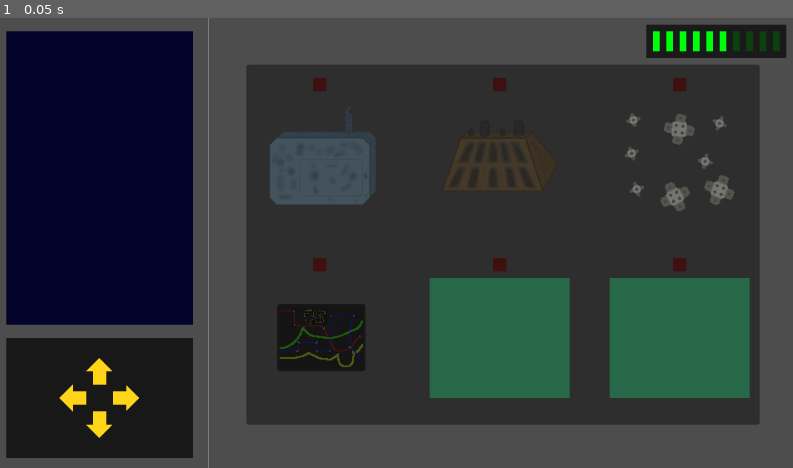
Above: before the commit, frame 1.
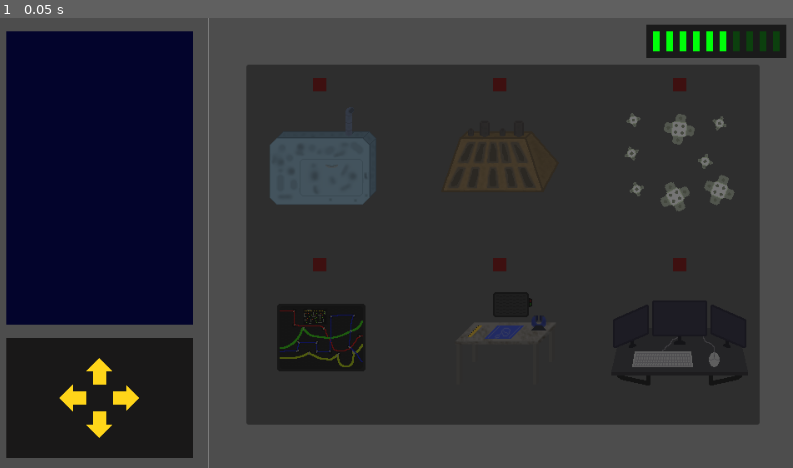
Above: after the commit, the same moment.

Repository: kedalovo/-SG-Spaceship-Management
Game: Godot game, scene res://Game Scene/Game.tscn
Two runs of this game, one before a commit and one after it. Both use one fixed random seed, a clock stepped at 60 frames per second and the inputs below.
Inputs:
- Up to frame 1 (0.05 s): no input

The runs differ from the first frame. In frame 1, 9.4% of the frame differs, in the area x 54-95%, y 57-85%.

Commit message:
Added External and Computer systems art

Diff:
--- a/Game Scene/Game.tscn
+++ b/Game Scene/Game.tscn
@@ -8,6 +8,11 @@
 [ext_resource type="Texture2D" uid="uid://cnclshu285y1g" path="res://Systems/Hull/Assets/Hull.png" id="6_a3iyu"]
 [ext_resource type="Texture2D" uid="uid://bcklxi8t78ysf" path="res://Systems/Hull/Assets/Hull Outline.png" id="7_meg7b"]
 [ext_resource type="Texture2D" uid="uid://dcnklmox7xujm" path="res://Systems/Electrical/Assets/Electrical.png" id="8_qtinh"]
+[ext_resource type="Texture2D" uid="uid://dyveh6205nwoq" path="res://Systems/Electrical/Assets/Electrical Outline.png" id="9_xw2r2"]
+[ext_resource type="Texture2D" uid="uid://bxiggfy5n5u5t" path="res://Systems/External/External.png" id="10_50i1v"]
+[ext_resource type="Texture2D" uid="uid://bldg33ymu5far" path="res://Systems/External/External Outline.png" id="11_0dyms"]
+[ext_resource type="Texture2D" uid="uid://b1cawx0a3unrq" path="res://Systems/Computer/Computer.png" id="12_dg67k"]
+[ext_resource type="Texture2D" uid="uid://d3un7bfac0jb6" path="res://Systems/Computer/Computer Outline.png" id="13_3ucug"]
 
 [node name="Game" type="Node2D"]
 script = ExtResource("1_t00el")
@@ -57,94 +62,98 @@
 offset_right = 260.0
 offset_bottom = 544.0
 
-[node name="Systems" type="Node2D" parent="."]
+[node name="SystemsSprites" type="Node2D" parent="."]
 position = Vector2(608, 280)
 
-[node name="SystemColorRect5" type="ColorRect" parent="Systems"]
-offset_left = -84.0
-offset_top = 32.0
-offset_right = 84.0
-offset_bottom = 176.0
-color = Color(0.231384, 0.871094, 0.556237, 1)
-
-[node name="WarningLight" type="ColorRect" parent="Systems/SystemColorRect5"]
-layout_mode = 0
-offset_left = 76.0
-offset_top = -24.0
-offset_right = 92.0
-offset_bottom = -8.0
-color = Color(0.460938, 0.00720215, 0.00720215, 1)
-
-[node name="SystemColorRect6" type="ColorRect" parent="Systems"]
-offset_left = 132.0
-offset_top = 32.0
-offset_right = 300.0
-offset_bottom = 176.0
-color = Color(0.231384, 0.871094, 0.556237, 1)
-
-[node name="WarningLight" type="ColorRect" parent="Systems/SystemColorRect6"]
-layout_mode = 0
-offset_left = 76.0
-offset_top = -24.0
-offset_right = 92.0
-offset_bottom = -8.0
-color = Color(0.460938, 0.00720215, 0.00720215, 1)
-
-[node name="LifeSupportSprite" type="Sprite2D" parent="Systems"]
+[node name="LifeSupportSprite" type="Sprite2D" parent="SystemsSprites"]
 position = Vector2(-216, -112)
 texture = ExtResource("2_3bjf3")
 
-[node name="WarningLight" type="ColorRect" parent="Systems/LifeSupportSprite"]
-offset_left = -8.0
-offset_top = -96.0
-offset_right = 8.0
-offset_bottom = -80.0
-color = Color(0.460938, 0.00720215, 0.00720215, 1)
-
-[node name="Outline" type="Sprite2D" parent="Systems/LifeSupportSprite"]
+[node name="WarningLight" type="ColorRect" parent="SystemsSprites/LifeSupportSprite"]
+offset_left = -8.0
+offset_top = -96.0
+offset_right = 8.0
+offset_bottom = -80.0
+color = Color(0.460938, 0.00720215, 0.00720215, 1)
+
+[node name="Outline" type="Sprite2D" parent="SystemsSprites/LifeSupportSprite"]
 visible = false
 texture = ExtResource("3_hjlia")
 
-[node name="EnginesSprite" type="Sprite2D" parent="Systems"]
+[node name="EnginesSprite" type="Sprite2D" parent="SystemsSprites"]
 position = Vector2(0, -112)
 texture = ExtResource("4_jxdcm")
 
-[node name="WarningLight" type="ColorRect" parent="Systems/EnginesSprite"]
-offset_left = -8.0
-offset_top = -96.0
-offset_right = 8.0
-offset_bottom = -80.0
-color = Color(0.460938, 0.00720215, 0.00720215, 1)
-
-[node name="Outline" type="Sprite2D" parent="Systems/EnginesSprite"]
+[node name="WarningLight" type="ColorRect" parent="SystemsSprites/EnginesSprite"]
+offset_left = -8.0
+offset_top = -96.0
+offset_right = 8.0
+offset_bottom = -80.0
+color = Color(0.460938, 0.00720215, 0.00720215, 1)
+
+[node name="Outline" type="Sprite2D" parent="SystemsSprites/EnginesSprite"]
 visible = false
 texture = ExtResource("5_6eb6w")
 
-[node name="HullSprite" type="Sprite2D" parent="Systems"]
+[node name="HullSprite" type="Sprite2D" parent="SystemsSprites"]
 position = Vector2(216, -112)
 texture = ExtResource("6_a3iyu")
 
-[node name="WarningLight" type="ColorRect" parent="Systems/HullSprite"]
-offset_left = -8.0
-offset_top = -96.0
-offset_right = 8.0
-offset_bottom = -80.0
-color = Color(0.460938, 0.00720215, 0.00720215, 1)
-
-[node name="Outline" type="Sprite2D" parent="Systems/HullSprite"]
+[node name="WarningLight" type="ColorRect" parent="SystemsSprites/HullSprite"]
+offset_left = -8.0
+offset_top = -96.0
+offset_right = 8.0
+offset_bottom = -80.0
+color = Color(0.460938, 0.00720215, 0.00720215, 1)
+
+[node name="Outline" type="Sprite2D" parent="SystemsSprites/HullSprite"]
 visible = false
 texture = ExtResource("7_meg7b")
 
-[node name="ElectricalSprite" type="Sprite2D" parent="Systems"]
+[node name="ElectricalSprite" type="Sprite2D" parent="SystemsSprites"]
 position = Vector2(-216, 104)
 texture = ExtResource("8_qtinh")
 
-[node name="WarningLight" type="ColorRect" parent="Systems/ElectricalSprite"]
-offset_left = -8.0
-offset_top = -96.0
-offset_right = 8.0
-offset_bottom = -80.0
-color = Color(0.460938, 0.00720215, 0.00720215, 1)
+[node name="WarningLight" type="ColorRect" parent="SystemsSprites/ElectricalSprite"]
+offset_left = -8.0
+offset_top = -96.0
+offset_right = 8.0
+offset_bottom = -80.0
+color = Color(0.460938, 0.00720215, 0.00720215, 1)
+
+[node name="Outline" type="Sprite2D" parent="SystemsSprites/ElectricalSprite"]
+visible = false
+texture = ExtResource("9_xw2r2")
+
+[node name="ExternalSprite" type="Sprite2D" parent="SystemsSprites"]
+position = Vector2(0, 104)
+texture = ExtResource("10_50i1v")
+
+[node name="WarningLight" type="ColorRect" parent="SystemsSprites/ExternalSprite"]
+offset_left = -8.0
+offset_top = -96.0
+offset_right = 8.0
+offset_bottom = -80.0
+color = Color(0.460938, 0.00720215, 0.00720215, 1)
+
+[node name="Outline" type="Sprite2D" parent="SystemsSprites/ExternalSprite"]
+visible = false
+texture = ExtResource("11_0dyms")
+
+[node name="ComputerSprite" type="Sprite2D" parent="SystemsSprites"]
+position = Vector2(216, 104)
+texture = ExtResource("12_dg67k")
+
+[node name="WarningLight" type="ColorRect" parent="SystemsSprites/ComputerSprite"]
+offset_left = -8.0
+offset_top = -96.0
+offset_right = 8.0
+offset_bottom = -80.0
+color = Color(0.460938, 0.00720215, 0.00720215, 1)
+
+[node name="Outline" type="Sprite2D" parent="SystemsSprites/ComputerSprite"]
+visible = false
+texture = ExtResource("13_3ucug")
 
 [node name="BalanceColorRect" type="ColorRect" parent="."]
 offset_left = 784.0
Not shown: 1 places in Game Scene/Game.tscn that only renumber resources
Binary file added: Systems/Computer/Computer Outline.png
Not shown, added: Systems/Computer/Computer Outline.png.import
Binary file added: Systems/Computer/Computer outside.png
Not shown, added: Systems/Computer/Computer outside.png.import
Binary file added: Systems/Computer/Computer.png
Not shown, added: Systems/Computer/Computer.png.import
Binary file added: Systems/External/External Outline.png
Not shown, added: Systems/External/External Outline.png.import
Binary file added: Systems/External/External Outside.png
Not shown, added: Systems/External/External Outside.png.import
Binary file added: Systems/External/External.png
(and 9 more such lines)
